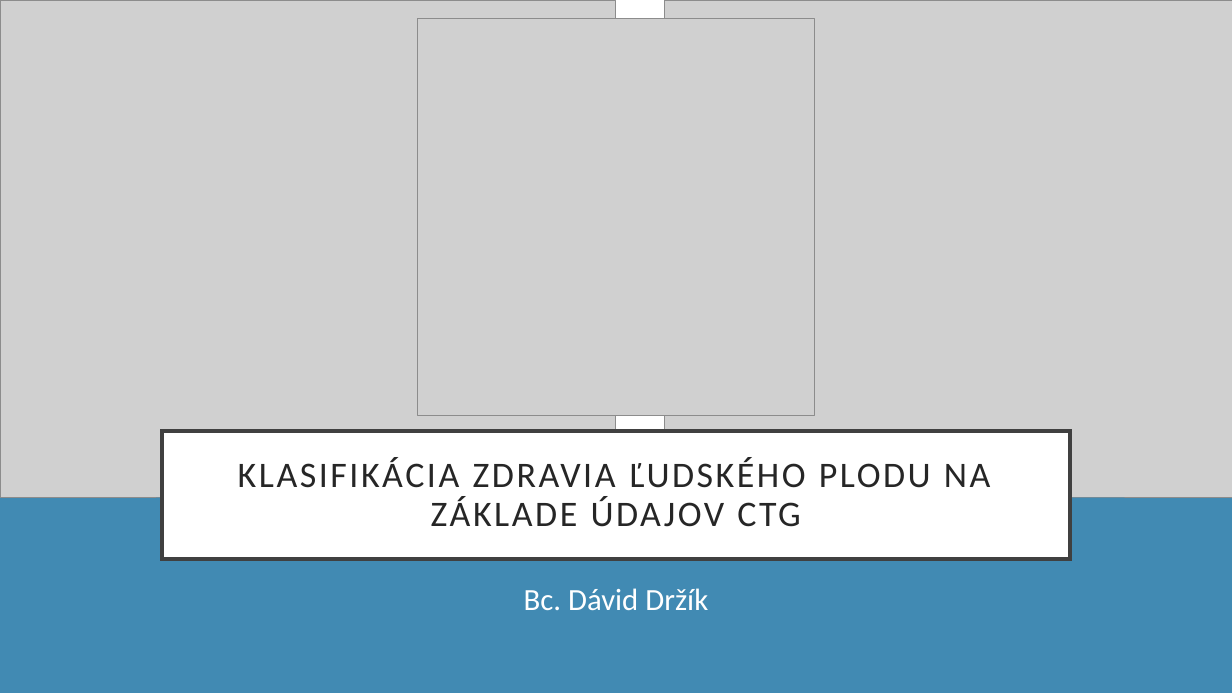
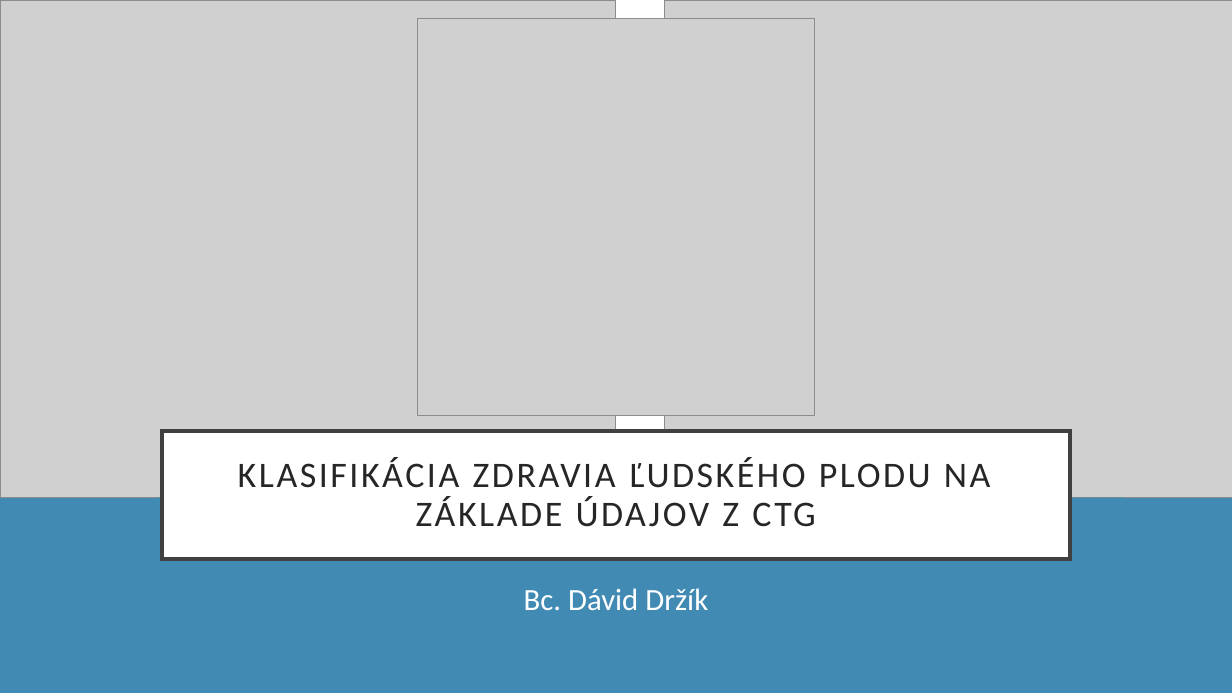
Before and after one commit to georgeob/Drzik_NS2021, a slide deck: slide 1 of Klasifikácia zdravia ľudského plodu na základe údajov CTG.pptx. Drawn at 1232x693 pixels with LibreOffice and Linux fonts; fonts in the diff are those of the drawing; grey boxes stand for pictures. Boxes give left, top, right and bottom in pixels: in the first picture for what was removed or moved away, otherwise in the second. Text is boxed around its words. In the diff, an @@ line names an element or a change of style, - is before the commit and + after.

```diff
--- a/Klasifikácia zdravia ľudského plodu na základe údajov CTG.pptx
+++ b/Klasifikácia zdravia ľudského plodu na základe údajov CTG.pptx
@@ title at box(238, 457, 991, 527): text changed @@
-KLASIFIKÁCIA ZDRAVIA ĽUDSKÉHO PLODU NA ZÁKLADE ÚDAJOV CTG
+KLASIFIKÁCIA ZDRAVIA ĽUDSKÉHO PLODU NA ZÁKLADE ÚDAJOV Z CTG
```
Also in this commit, not shown: 4 other slides changed, 1 slide added.
